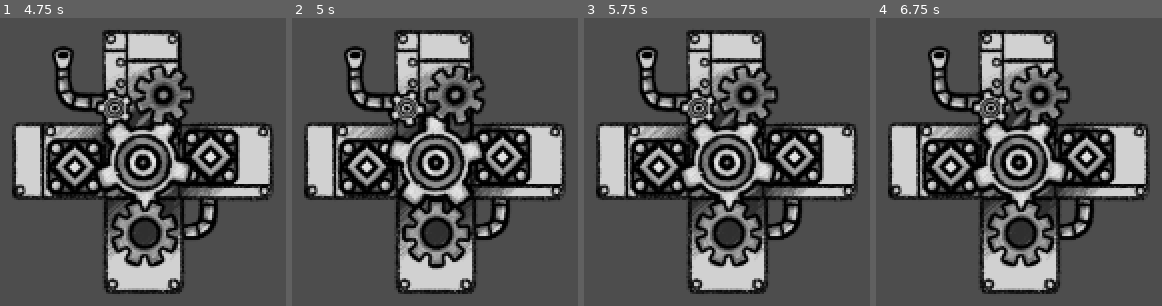
Above: before the commit, frames 1-4 (left to right).
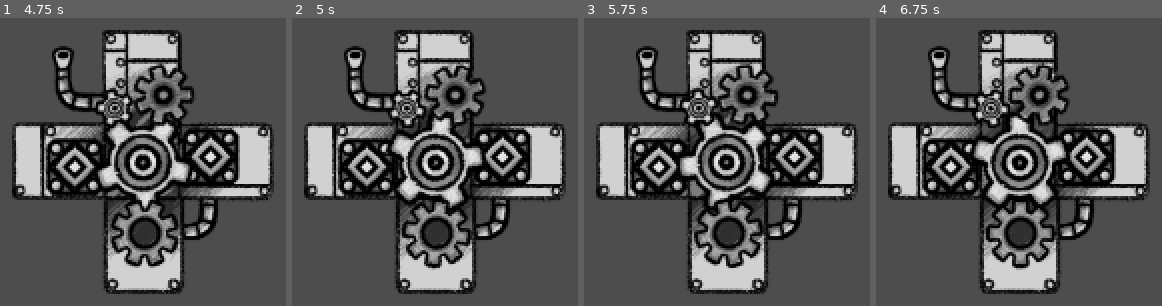
Above: after the commit, the same moments.

Repository: Aeropulu/LaHordeJam
Game: Godot game, scene res://scenes/usine.tscn
Two runs of this game, one before a commit and one after it. Both use one fixed random seed, a clock stepped at 60 frames per second and the inputs below.
Inputs (mouse positions are in pixels of both pictures, inside the frame that each line leads up to):
- Up to frame 1 (4.75 s): move the mouse to (outside the picture) at 0.52 s; press the mouse at (outside the picture) at 0.53 s; move the mouse to (outside the picture) at 1.27 s; release the mouse at (outside the picture) at 1.28 s; click (outside the picture) at 1.35 s; move the mouse to (outside the picture) at 2.02 s; press the mouse at (outside the picture) at 2.03 s; move the mouse to (outside the picture) at 2.77 s; release the mouse at (outside the picture) at 2.78 s; click (outside the picture) at 2.85 s; move the mouse to (outside the picture) at 3.52 s; press the mouse at (outside the picture) at 3.53 s; move the mouse to (211, 274) at 4.27 s; release the mouse at (211, 274) at 4.28 s; click (211, 274) at 4.35 s
- Up to frame 2 (5 s): no input
- Up to frame 3 (5.75 s): move the mouse to (outside the picture) at 5.02 s; press the mouse at (outside the picture) at 5.03 s
- Up to frame 4 (6.75 s): move the mouse to (outside the picture) at 5.77 s; release the mouse at (outside the picture) at 5.78 s; click (outside the picture) at 5.85 s; move the mouse to (outside the picture) at 6.52 s; press the mouse at (outside the picture) at 6.53 s

Frame 1 is identical in both runs. In frame 2, 6.6% of the frame differs, in the area x 32-69%, y 15-88%; in frame 3, 8.0%; in frame 4, 11%.

Commit message:
machine animation

Diff:
--- a/project.godot
+++ b/project.godot
@@ -19,5 +19,12 @@
 
 window/size/viewport_width=1920
 window/size/viewport_height=1080
-window/size/mode=3
 window/size/resizable=false
+
+[input]
+
+clique_gauche={
+"deadzone": 0.5,
+"events": [Object(InputEventMouseButton,"resource_local_to_scene":false,"resource_name":"","device":-1,"window_id":0,"alt_pressed":false,"shift_pressed":false,"ctrl_pressed":false,"meta_pressed":false,"button_mask":0,"position":Vector2(0, 0),"global_position":Vector2(0, 0),"factor":1.0,"button_index":1,"canceled":false,"pressed":false,"double_click":false,"script":null)
+]
+}
--- /dev/null
+++ b/scenes/MachineA.gd
@@ -0,0 +1,21 @@
+extends Area2D
+
+var machine_cadence: float = 1.0
+
+# Called when the node enters the scene tree for the first time.
+func _ready():
+	pass # Replace with function body.
+
+
+# Called every frame. 'delta' is the elapsed time since the previous frame.
+func _process(delta):
+	pass
+
+func increaseCadence():
+	machine_cadence += 0.1
+	$AnimatedSprite2D.speed_scale = machine_cadence
+
+
+func _on_input_event(viewport, event, shape_idx):
+	if event.is_action_pressed("clique_gauche"):
+		increaseCadence()
--- a/scenes/usine.tscn
+++ b/scenes/usine.tscn
@@ -1,6 +1,7 @@
-[gd_scene load_steps=9 format=3 uid="uid://bbmfrvkiohwg5"]
+[gd_scene load_steps=10 format=3 uid="uid://bbmfrvkiohwg5"]
 
 [ext_resource type="Texture2D" uid="uid://d1yex5ybh0fw6" path="res://assets/sprites/machines/machineA/machineA_00000.png" id="1_f2j7j"]
+[ext_resource type="Script" path="res://scenes/MachineA.gd" id="1_l6med"]
 [ext_resource type="Texture2D" uid="uid://bf61udq04chq1" path="res://assets/sprites/machines/machineA/machineA_00001.png" id="2_khn7c"]
 [ext_resource type="Texture2D" uid="uid://d4je1hfgyhtdo" path="res://assets/sprites/machines/machineA/machineA_00002.png" id="3_186kg"]
 [ext_resource type="Texture2D" uid="uid://b21ib1prb6d7h" path="res://assets/sprites/machines/machineA/machineA_00003.png" id="4_cyo6l"]
@@ -8,7 +9,7 @@
 [ext_resource type="Texture2D" uid="uid://djxo08lopxjfu" path="res://assets/sprites/machines/machineA/machineA_00005.png" id="6_0pmqx"]
 
 [sub_resource type="RectangleShape2D" id="RectangleShape2D_v54bu"]
-size = Vector2(138, 86)
+size = Vector2(338, 326)
 
 [sub_resource type="SpriteFrames" id="SpriteFrames_vdlr6"]
 animations = [{
@@ -40,6 +41,7 @@
 
 [node name="MachineA" type="Area2D" parent="."]
 position = Vector2(301, 243)
+script = ExtResource("1_l6med")
 
 [node name="CollisionShape2D" type="CollisionShape2D" parent="MachineA"]
 shape = SubResource("RectangleShape2D_v54bu")
@@ -47,4 +49,6 @@
 [node name="AnimatedSprite2D" type="AnimatedSprite2D" parent="MachineA"]
 sprite_frames = SubResource("SpriteFrames_vdlr6")
 autoplay = "default"
-frame_progress = 0.183392
+frame_progress = 0.268606
+
+[connection signal="input_event" from="MachineA" to="MachineA" method="_on_input_event"]
